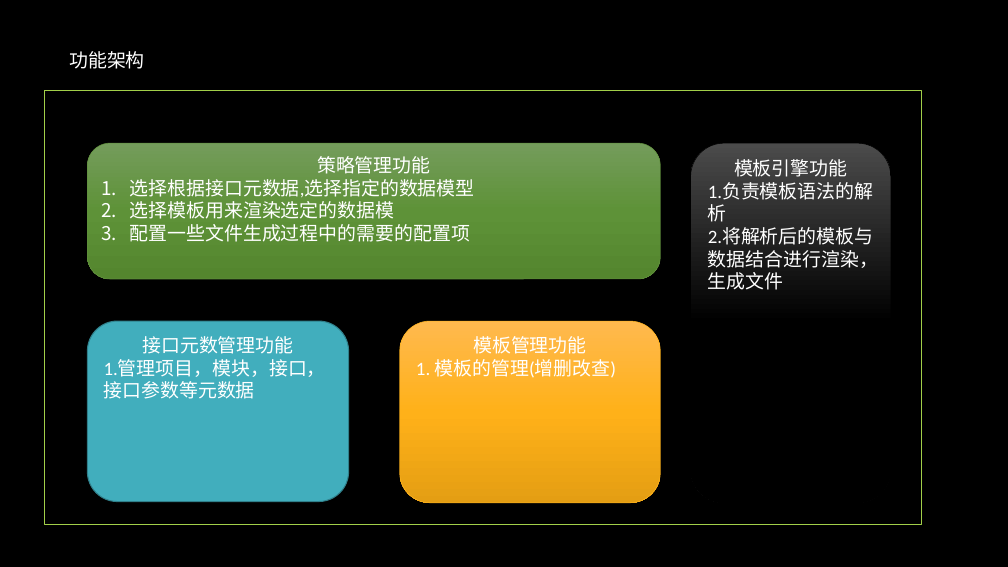
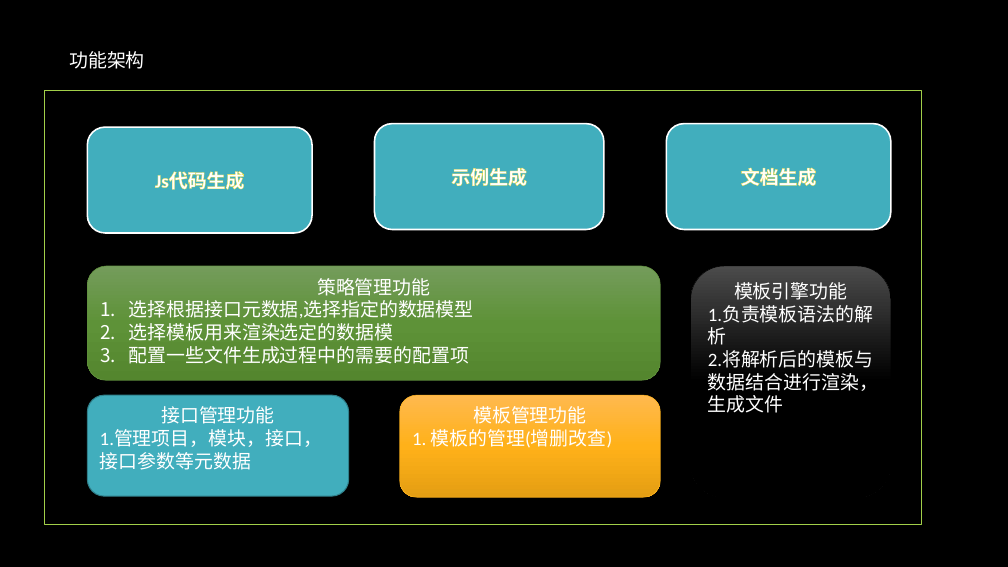
Before and after one commit to iyouW/ApiManager, a slide deck: slide 2 of docs/ApiManager_Architect.pptx. Drawn at 1008x567 pixels with LibreOffice and Linux fonts; fonts in the diff are those of the drawing; background and template pictures are left out. Boxes give left, top, right and bottom in pixels: in the first picture for what was removed or moved away, otherwise in the second. Text is boxed around its words. In the diff, an @@ line names an element or a change of style, - is before the commit and + after.

```diff
--- a/docs/ApiManager_Architect.pptx
+++ b/docs/ApiManager_Architect.pptx
@@ rounded rectangle added at [88, 127, 312, 233], fill #41AEBD, outline #FFFFFF 1.5 pt, 18 pt, text #FFFFFF, bold @@
+Js代码生成
@@ rounded rectangle added at [374, 124, 603, 230], fill #41AEBD, outline #FFFFFF 1.5 pt, 18 pt, text #FFFFFF, bold @@
+示例生成
@@ rounded rectangle added at [666, 124, 891, 230], fill #41AEBD, outline #FFFFFF 1.5 pt, 18 pt, text #FFFFFF, bold @@
+文档生成
@@ rounded rectangle "策略管理功能": place and size @@
-rounded rectangle "策略管理功能" at [88, 143, 661, 279]
+rounded rectangle "策略管理功能" at [88, 266, 661, 380]
@@ rounded rectangle "模板引擎功能": place and size @@
-rounded rectangle "模板引擎功能" at [691, 143, 892, 503]
+rounded rectangle "模板引擎功能" at [691, 266, 892, 498]
@@ rounded rectangle "接口管理功能": place and size @@
-rounded rectangle "接口管理功能" at [88, 321, 349, 502]
+rounded rectangle "接口管理功能" at [88, 395, 349, 497]
@@ text in rounded rectangle at [161, 406, 274, 424]: text changed @@
-接口元数管理功能
+接口管理功能
@@ rounded rectangle "模板管理功能": place and size @@
-rounded rectangle "模板管理功能" at [400, 321, 661, 503]
+rounded rectangle "模板管理功能" at [400, 395, 661, 498]
```
Also in this commit, not shown: 1 other slide changed, 10 other files.
